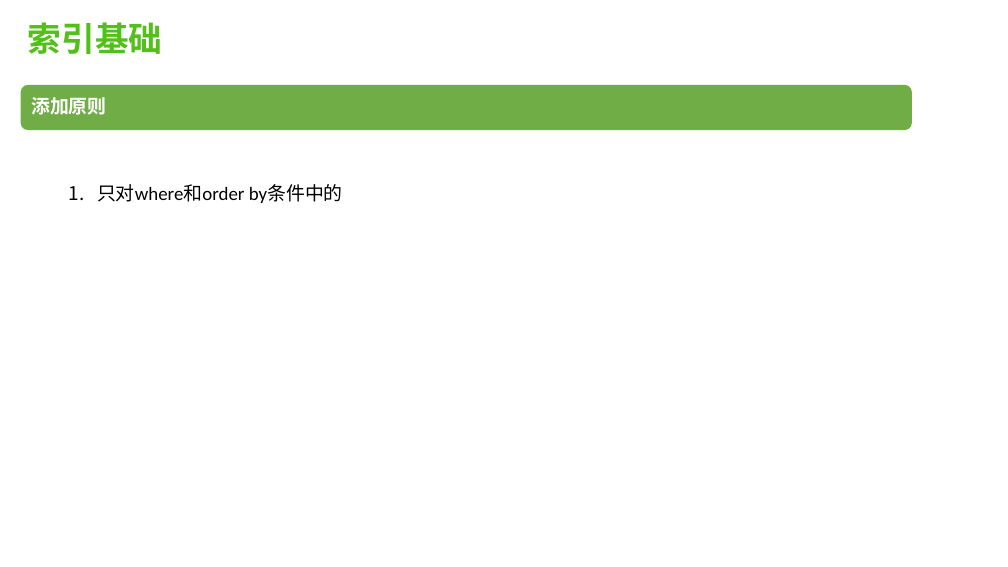
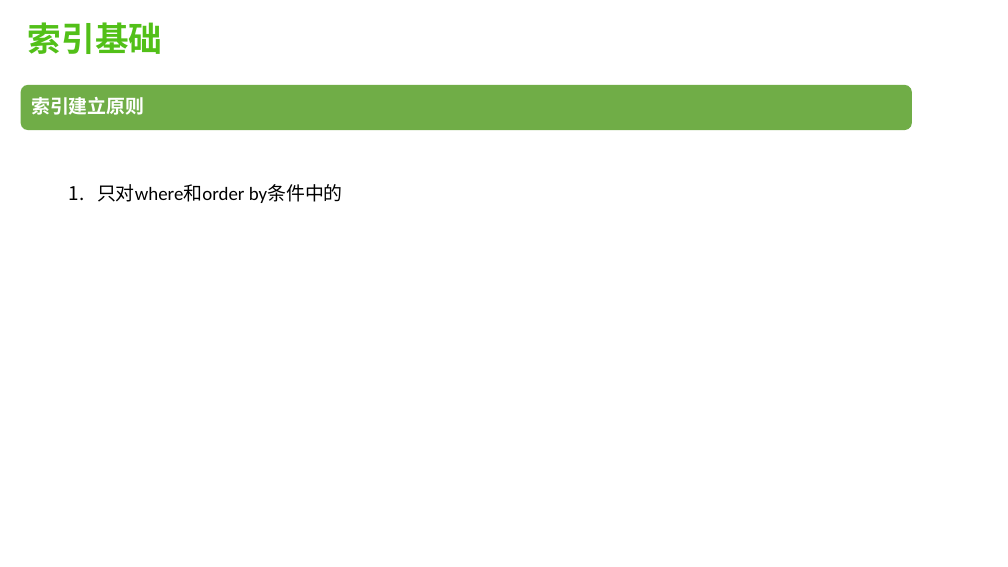
Before and after one commit to robertchengzy/kata, a slide deck: slide 9 of mysql-index.pptx (slide 8 before the commit). Drawn at 1008x567 pixels with LibreOffice and Linux fonts; fonts in the diff are those of the drawing. Boxes give left, top, right and bottom in pixels: in the first picture for what was removed or moved away, otherwise in the second. Text is boxed around its words. In the diff, an @@ line names an element or a change of style, - is before the commit and + after.

```diff
--- a/mysql-index.pptx
+++ b/mysql-index.pptx
@@ text at bbox=[31, 97, 144, 115]: text changed @@
-添加原则
+索引建立原则
```
Also in this commit, not shown: 3 other slides changed, 2 slides added.
